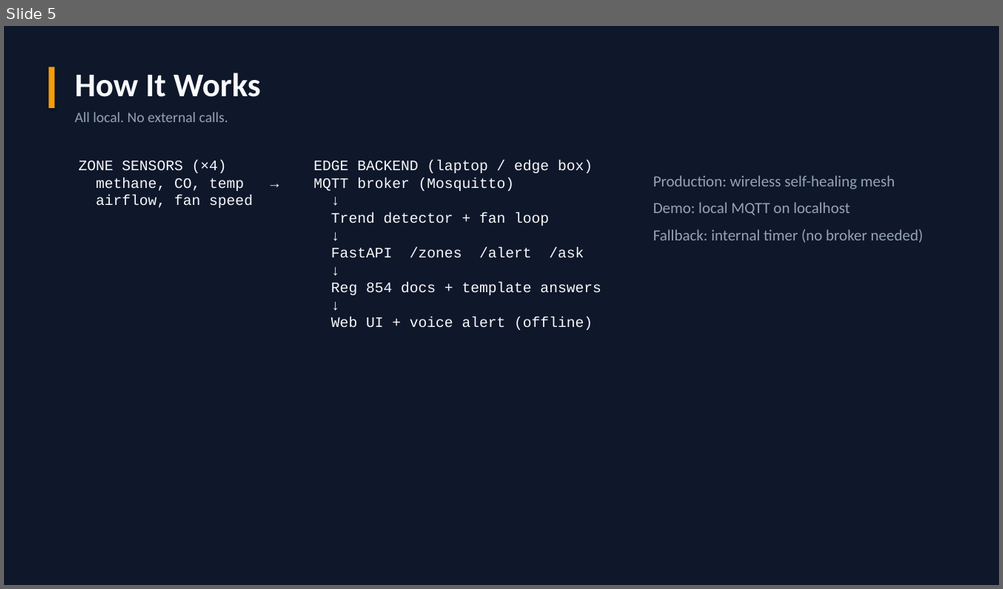
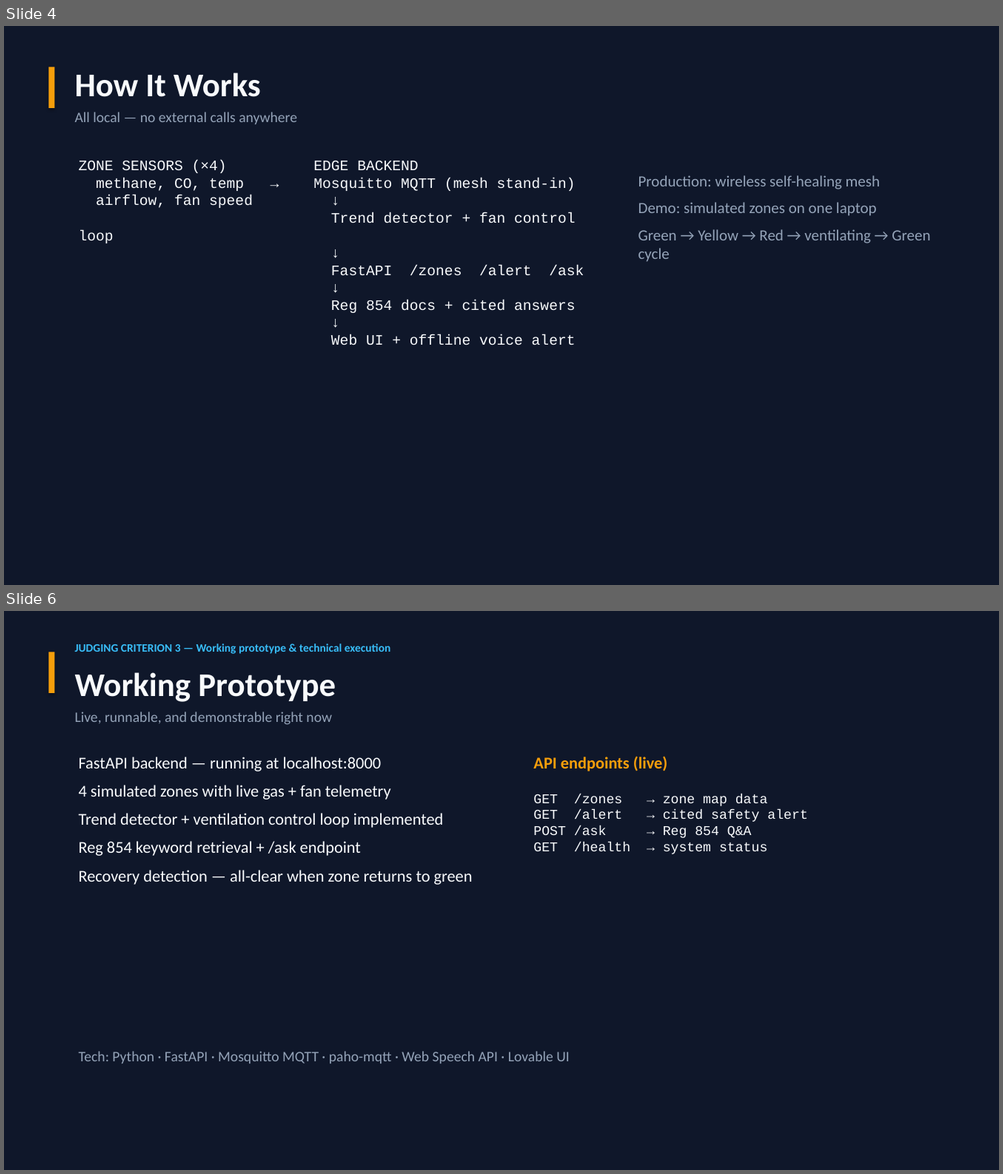
Before and after one commit to RavalDH/Cursor_Hack, a slide deck: presentation/MineGuard_Edge_Hackathon.pptx. Shown one above the other, each under a label of ours: slide 5 before the commit, slides 4 and 6 after it; the slides between them are not shown. The pictures are 1003x589 and 1003x1174 pixels, drawn with LibreOffice and Linux fonts; fonts in the diff are those of the drawing. Boxes give left, top, right and bottom in pixels: in the first picture for what was removed or moved away, otherwise in the second. Text is boxed around its words. In the diff, an @@ line names an element or a change of style, - is before the commit and + after.

```diff
--- a/presentation/MineGuard_Edge_Hackathon.pptx
+++ b/presentation/MineGuard_Edge_Hackathon.pptx
@@ slide 6 added at [4, 611, 999, 1170], background #0F172A @@
@@ rectangle added at [48, 652, 55, 693], fill #F59E0B @@
@@ text added at [75, 644, 390, 654], 11 pt, text #38BDF8, bold @@
+JUDGING CRITERION 3 — Working prototype & technical execution
@@ text added at [75, 672, 336, 702], 32 pt, text #F8FAFC, bold @@
+Working Prototype
@@ text added at [75, 712, 332, 725], 14 pt, text #94A3B8 @@
+Live, runnable, and demonstrable right now
@@ text added at [79, 757, 472, 885], 16 pt, text #F8FAFC @@
+FastAPI backend — running at localhost:8000
+4 simulated zones with live gas + fan telemetry
+Trend detector + ventilation control loop implemented
+Reg 854 keyword retrieval + /ask endpoint
+Recovery detection — all-clear when zone returns to green
@@ text added at [533, 756, 667, 772], 16 pt, text #F59E0B, bold @@
+API endpoints (live)
@@ text added at [533, 794, 808, 854], 13 pt, text #F8FAFC @@
+GET /zones → zone map data
+GET /alert → cited safety alert
+POST /ask → Reg 854 Q&A
+GET /health → system status
@@ text added at [79, 1051, 569, 1064], 14 pt, text #94A3B8 @@
+Tech: Python · FastAPI · Mosquitto MQTT · paho-mqtt · Web Speech API · Lovable UI
@@ what was slide 5 is now slide 4 @@
@@ slide 4 changed as well @@
@@ text at [75, 112, 297, 124]: text changed @@
-All local. No external calls.
+All local — no external calls anywhere
@@ text at [79, 161, 583, 346]: text changed @@
-ZONE SENSORS (×4) EDGE BACKEND (laptop / edge box)
-methane, CO, temp → MQTT broker (Mosquitto)
-airflow, fan speed ↓
-Trend detector + fan loop
-↓
-FastAPI /zones /alert /ask
-↓
-Reg 854 docs + template answers
-↓
-Web UI + voice alert (offline)
+ZONE SENSORS (×4) EDGE BACKEND
+methane, CO, temp → Mosquitto MQTT (mesh stand-in)
+airflow, fan speed ↓
+Trend detector + fan control loop
+↓
+FastAPI /zones /alert /ask
+↓
+Reg 854 docs + cited answers
+↓
+Web UI + offline voice alert
@@ text "Production: wireless self-healing mesh": place and size @@
-text "Production: wireless self-healing mesh" at [653, 175, 923, 243]
+text "Production: wireless self-healing mesh" at [638, 175, 930, 262]
@@ text at [638, 202, 930, 262]: text changed @@
-Demo: local MQTT on localhost
-Fallback: internal timer (no broker needed)
+Demo: simulated zones on one laptop
+Green → Yellow → Red → ventilating → Green cycle
```
Also in this commit, not shown: 5 other slides changed, 6 other slides added, 8 slides removed, 1 other file.
